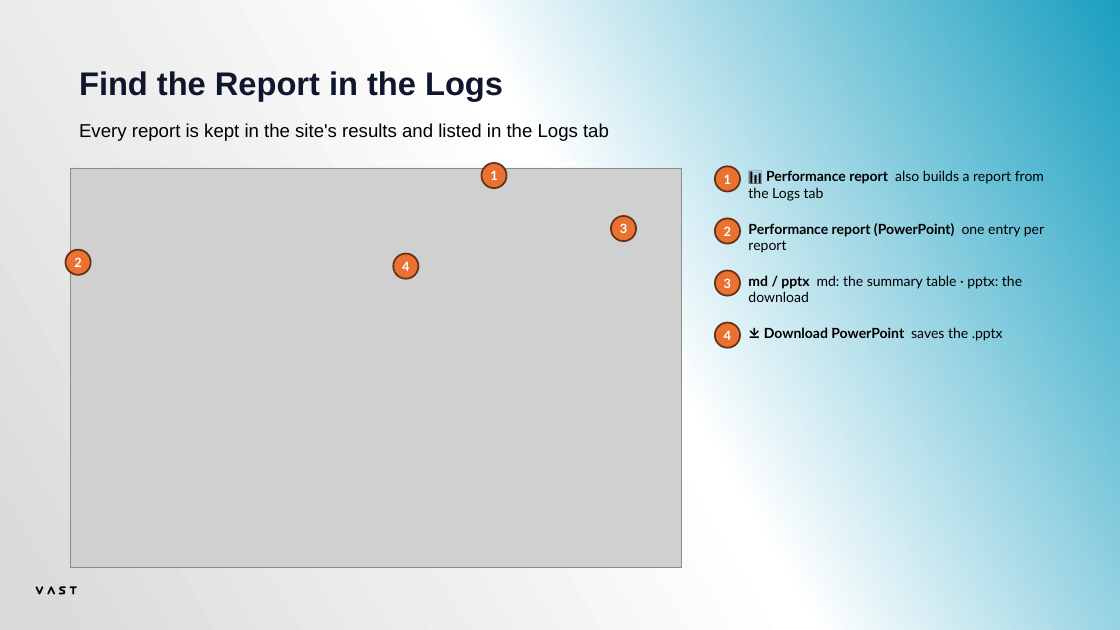
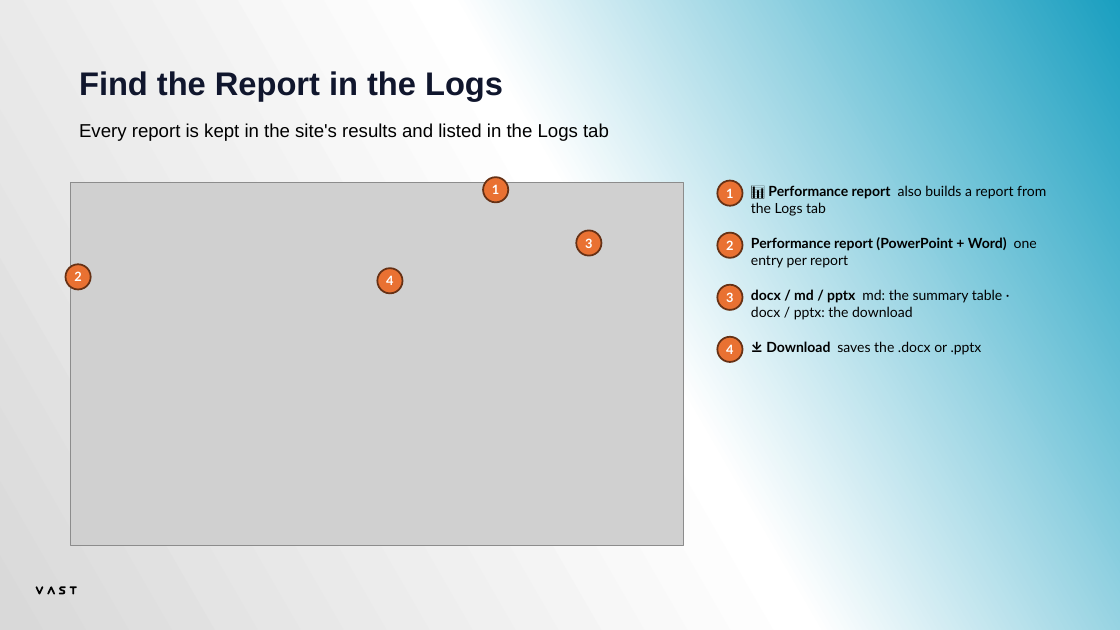
Before and after one commit to alexaung-staryskai/vast-test-automation, a slide deck: slide 29 of VAST Test Bench - Tester Manual.pptx (slide 26 before the commit). Drawn at 1120x630 pixels with LibreOffice and Linux fonts; fonts in the diff are those of the drawing; grey boxes stand for pictures. Boxes give left, top, right and bottom in pixels: in the first picture for what was removed or moved away, otherwise in the second. Text is boxed around its words. In the diff, an @@ line names an element or a change of style, - is before the commit and + after.

```diff
--- a/VAST Test Bench - Tester Manual.pptx
+++ b/VAST Test Bench - Tester Manual.pptx
@@ picture: place and size @@
-picture at [71, 168, 681, 567]
+picture at [71, 182, 684, 546]
@@ 2 ellipses, 1 text: place and size @@
-2 ellipses, 1 text at [66, 163, 1044, 275]
+2 ellipses, 1 text at [66, 177, 1046, 290]
@@ ellipse "3": place and size @@
-ellipse "3" at [611, 216, 636, 241]
+ellipse "3" at [576, 230, 602, 255]
@@ text at [751, 237, 1037, 268]: text changed @@
-Performance report (PowerPoint) one entry per report
+Performance report (PowerPoint + Word) one entry per report
@@ ellipse "4": place and size @@
-ellipse "4" at [393, 254, 418, 279]
+ellipse "4" at [377, 268, 402, 293]
@@ text at [751, 289, 1002, 320]: text changed @@
-md / pptx md: the summary table · pptx: the download
+docx / md / pptx md: the summary table · docx / pptx: the download
@@ 4 ellipses: place and size @@
-4 ellipses at [715, 166, 740, 348]
+4 ellipses at [718, 181, 743, 362]
@@ text at [766, 341, 982, 355]: text changed; bold off @@
-⤓ Download PowerPoint saves the .pptx
+⤓ Download saves the .docx or .pptx
```
Also in this commit, not shown: 2 other slides changed, 4 slides added, 1 slide removed, 3 other files.
